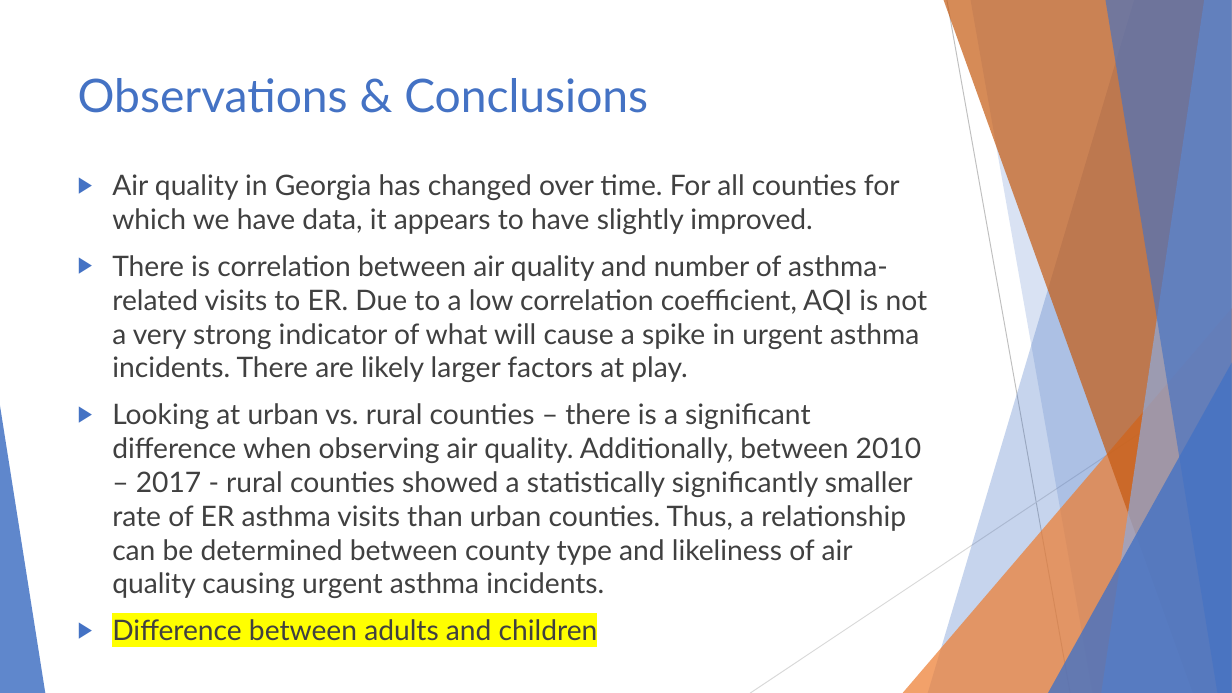
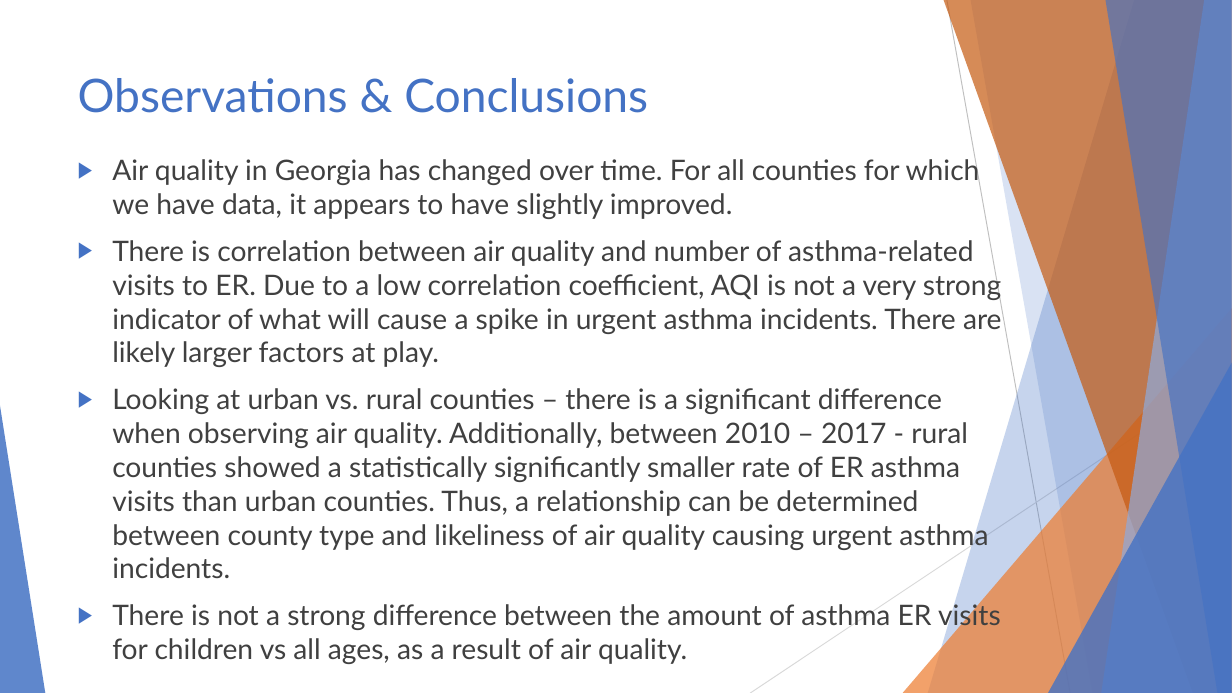
Before and after one commit to ghteds/healthproject, a slide deck: slide 12 of AdditionalResources/Air Quality and Asthma.pptx. Drawn at 1232x693 pixels with LibreOffice and Linux fonts; fonts in the diff are those of the drawing. Boxes give left, top, right and bottom in pixels: in the first picture for what was removed or moved away, otherwise in the second. Text is boxed around its words. In the diff, an @@ line names an element or a change of style, - is before the commit and + after.

Commit message:
Updated presentation - please read description
Added child asthma images (Ted's slide) and moved slide to after Josephs. I thought it would flow better to first look at the general population, and then a closer look at children. Let me know if anyone has other thoughts!

```diff
--- a/AdditionalResources/Air Quality and Asthma.pptx
+++ b/AdditionalResources/Air Quality and Asthma.pptx
@@ text "Air quality in Georgia has ...": place and size @@
-text "Air quality in Georgia has ..." at box(112, 174, 928, 646)
+text "Air quality in Georgia has ..." at box(112, 156, 1002, 664)
@@ text at box(112, 601, 1001, 664): text changed @@
-▶ Difference between adults and children
+▶ There is not a strong difference between the amount of asthma ER visits for children vs all ages, as a result of air quality.
```
Also in this commit, not shown: 1 other slide changed.
